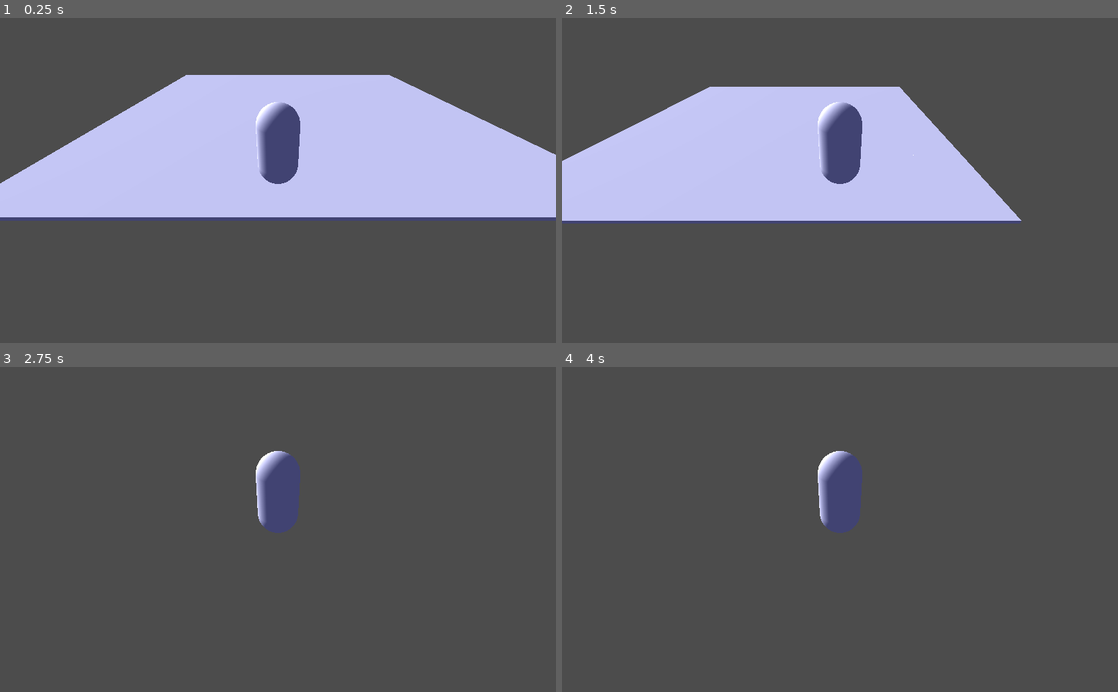
Above: before the commit, frames 1-4 (two rows, left to right).
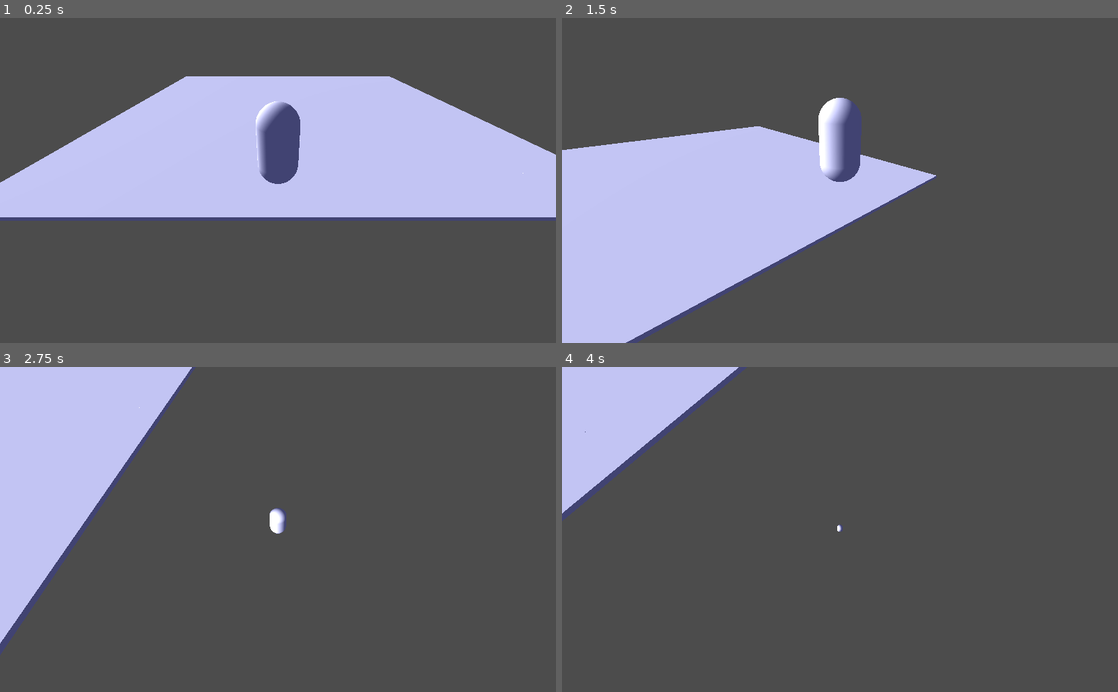
Above: after the commit, the same moments.

Repository: jrburga/BetrayalLike
Game: Godot game, scene res://Prototype/Prototype3D.tscn
The game is run twice, just before and just after one commit, with the same random seed, the same clock (stepped at 60 frames per second) and the same inputs.
Inputs:
- Up to frame 1 (0.25 s): no input
- Up to frame 2 (1.5 s): tap Enter at 0.5 s; hold D (right) 0.53-1.28 s; tap Space (jump) at 0.77 s; hold S (down) from 1.28 s (still down)
- Up to frame 3 (2.75 s): tap Space (jump) at 1.52 s; release S (down) at 2.03 s; hold D (right) from 2.03 s (still down)
- Up to frame 4 (4 s): release D (right) at 2.78 s; hold W (up) 2.78-3.53 s; tap Space (jump) at 3.02, 3.77 s; hold A (left) from 3.53 s (still down)

The runs differ from the first frame. In frame 1, 0.3% of the frame differs, in the area x 0-100%, y 17-51%; in frame 2, 25%, in the area x 0-83%, y 21-100%; in frame 3, 17%; in frame 4, 9.6%.

Commit message:
messing around with navigation and navigation meshes

Diff:
--- a/Character/Character3D.gd
+++ b/Character/Character3D.gd
@@ -1,6 +1,7 @@
 extends KinematicBody
 class_name Character3D
 
+export(NodePath) var target_position_3d = null
 export(float) var speed = 10
 export(bool) var jump_enabled = true
 export(float) var jump_speed = 10
@@ -8,16 +9,28 @@
 
 # Called when the node enters the scene tree for the first time.
 func _ready():
-	pass # Replace with function body.
+	if target_position_3d != null:
+		var target_position = get_node(target_position_3d) as Position3D
+		var location = target_position.global_translation
+		$NavigationAgent.set_target_location(location)
+		print($NavigationAgent.get_final_location())
 
 
 # Called every frame. 'delta' is the elapsed time since the previous frame.
 #func _process(delta):
 #	pass
 
+func _process(delta):
+	# example of using navigation to automatically move the character
+	if target_position_3d != null:
+		var target_position = get_node(target_position_3d) as Position3D
+		var location = target_position.global_translation
+		$NavigationAgent.set_target_location(location)
+
 var velocity = Vector3()
 var v_gravity = Vector3(0, gravity, 0)
 func _physics_process(delta):
+
 	velocity += v_gravity * delta
 
 	var v_move = Vector3()
@@ -36,6 +49,10 @@
 		if Input.is_action_just_pressed("jump"):
 			velocity.y = jump_speed
 
+	# how to set the velocity of the character when navigating
+	# var nav_direction = ($NavigationAgent.get_next_location() - global_translation).normalized()
+	# v_move = nav_direction * speed
+
 	v_move = v_move.normalized() * speed
 	velocity.x = v_move.x
 	velocity.z = v_move.z
--- a/Character/Character3D.tscn
+++ b/Character/Character3D.tscn
@@ -21,3 +21,5 @@
 [node name="MeshInstance" type="MeshInstance" parent="."]
 transform = Transform( 1, 0, 0, 0, -4.37114e-08, -1, 0, 1, -4.37114e-08, 0, 1, 0 )
 mesh = SubResource( 2 )
+
+[node name="NavigationAgent" type="NavigationAgent" parent="."]
--- a/Prototype/Prototype3D.tscn
+++ b/Prototype/Prototype3D.tscn
@@ -8,20 +8,15 @@
 [sub_resource type="Environment" id=1]
 ambient_light_color = Color( 0.254902, 0.262745, 0.447059, 1 )
 
+[sub_resource type="NavigationMesh" id=2]
+vertices = PoolVector3Array( 8, 0.4, 0.5, 0.5, 0.4, 8, 0.5, 0.4, 15.5, 8, 0.4, 15.5, 15.5, 0.4, 8, 15.5, 0.4, 0.5, 8, 0.4, 15.5, 15.5, 0.4, 15.5, 15.5, 0.4, 8, 8, 0.4, 0.5, 0.5, 0.4, 0.5, 0.5, 0.4, 8 )
+polygons = [ PoolIntArray( 5, 4, 0 ), PoolIntArray( 0, 4, 3 ), PoolIntArray( 0, 3, 1 ), PoolIntArray( 1, 3, 2 ), PoolIntArray( 8, 7, 6 ), PoolIntArray( 11, 10, 9 ) ]
+
 [node name="Spatial" type="Spatial"]
 script = ExtResource( 5 )
 
 [node name="KinematicBody" parent="." instance=ExtResource( 1 )]
 transform = Transform( 1, 0, 0, 0, 1, 0, 0, 0, 1, 7.225, 0, 14.672 )
-
-[node name="SpringArm" type="SpringArm" parent="KinematicBody"]
-transform = Transform( 1, 0, 0, 0, 1, 0, 0, 0, 1, 0, 3.425, 0 )
-spring_length = 5.0
-
-[node name="Camera" type="Camera" parent="KinematicBody/SpringArm"]
-transform = Transform( 1, 0, 0, 0, 0.866025, 0.5, 0, -0.5, 0.866025, 0, 0, 5 )
-script = ExtResource( 2 )
-look_at_target = NodePath("../..")
 
 [node name="DirectionalLight" type="DirectionalLight" parent="."]
 transform = Transform( -0.5, 0.433013, -0.75, 0, 0.866025, 0.5, 0.866025, 0.25, -0.433013, -10.8693, 4.07344, -1.52866 )
@@ -29,11 +24,24 @@
 [node name="WorldEnvironment" type="WorldEnvironment" parent="."]
 environment = SubResource( 1 )
 
-[node name="GridMap" type="GridMap" parent="."]
+[node name="SpringArm" type="SpringArm" parent="."]
+transform = Transform( 1, 0, 0, 0, 1, 0, 0, 0, 1, 7.225, 3.425, 14.672 )
+spring_length = 5.0
+
+[node name="Camera" type="Camera" parent="SpringArm"]
+transform = Transform( 1, 0, 0, 0, 0.866025, 0.5, 0, -0.5, 0.866025, 0, 0, 5 )
+script = ExtResource( 2 )
+look_at_target = NodePath("../../KinematicBody")
+
+[node name="NavigationMeshInstance" type="NavigationMeshInstance" parent="."]
+navmesh = SubResource( 2 )
+
+[node name="GridMap" type="GridMap" parent="NavigationMeshInstance"]
 mesh_library = ExtResource( 6 )
 cell_center_x = false
 cell_center_y = false
 cell_center_z = false
+bake_navigation = true
 data = {
 "cells": PoolIntArray( 0, 0, 0, 1, 0, 0, 2, 0, 0, 3, 0, 0, 4, 0, 0, 5, 0, 0, 6, 0, 0, 7, 0, 0, 0, 1, 0, 1, 1, 0, 2, 1,  …(480 unchanged characters)…
 }
@@ -41,3 +49,6 @@
 "_editor_clip_": 0,
 "_editor_floor_": Vector3( 0, 0, 0 )
 }
+
+[node name="Position3D" type="Position3D" parent="."]
+transform = Transform( 1, 0, 0, 0, 1, 0, 0, 0, 1, 10, 0.323, 7.175 )
Not shown: 1 places in Prototype/Prototype3D.tscn that only renumber resources
